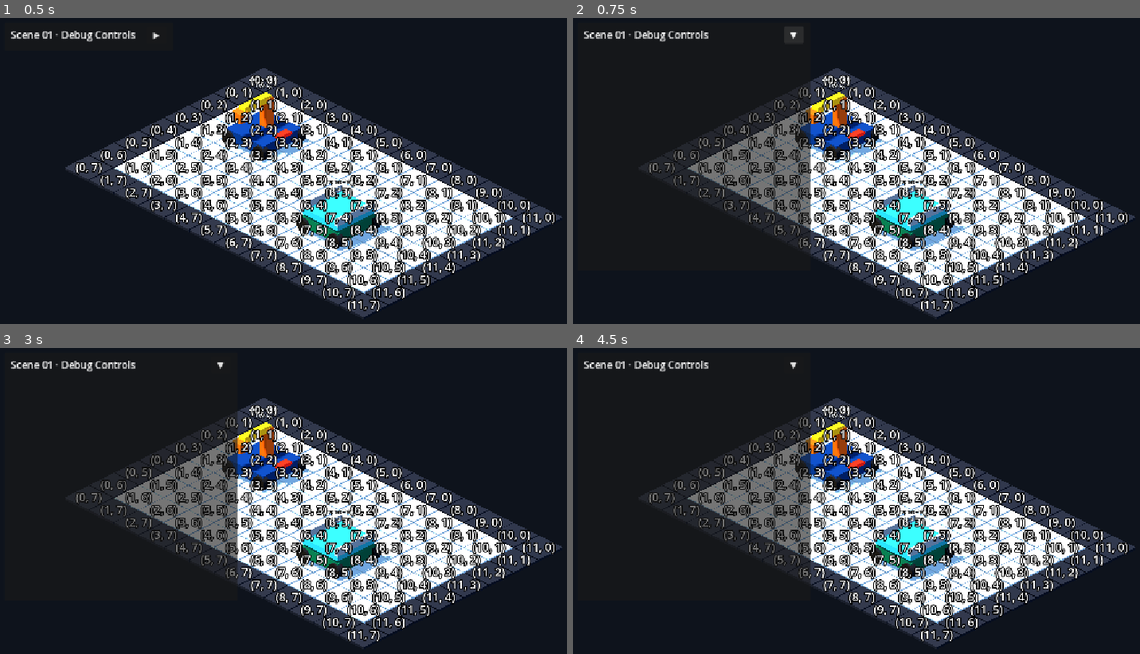
Above: before the commit, frames 1-4 (two rows, left to right).
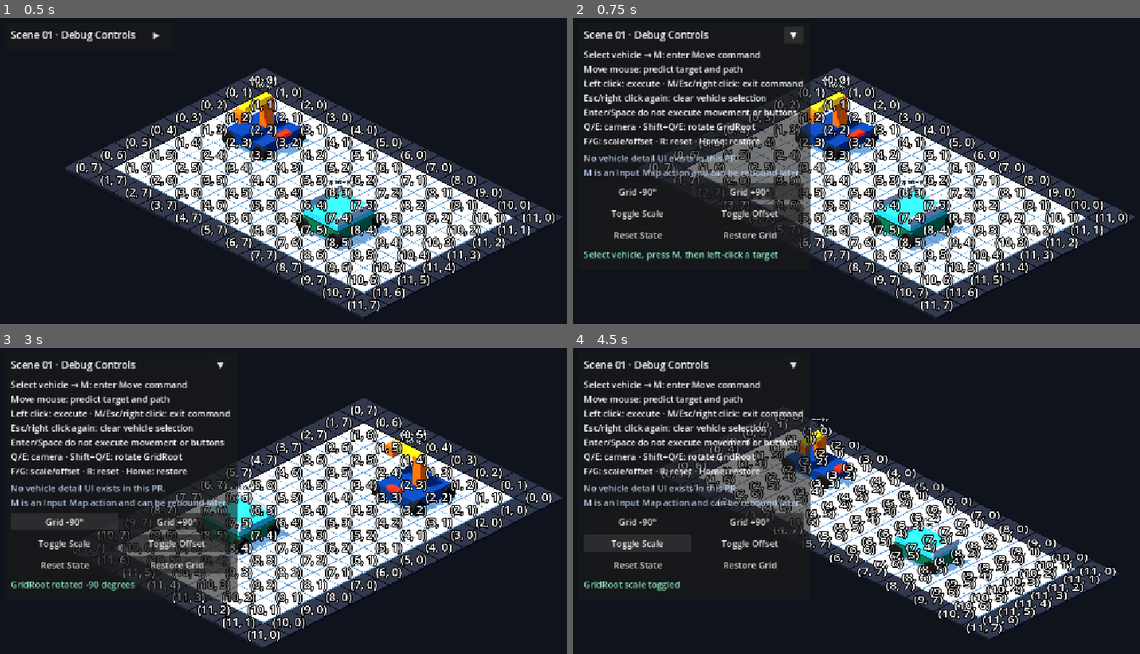
Above: after the commit, the same moments.

Repository: Ri0n72Y/automata
Game: Godot game, scene res://scenes/scene_01/scene_01_basic_packing.tscn
Two runs of this game, one before a commit and one after it. Both use one fixed random seed, a clock stepped at 60 frames per second and the inputs below.
Inputs (mouse positions are in pixels of both pictures, inside the frame that each line leads up to):
- Up to frame 1 (0.5 s): no input
- Up to frame 2 (0.75 s): click "▶" at 0.5 s
- Up to frame 3 (3 s): click "▼" at 1.25 s; click "▶" at 2 s; click (62, 522) at 2.75 s, where only the run after the commit has a clickable "Grid -90°"
- Up to frame 4 (4.5 s): click (748, 522) at 3.5 s, where only the run after the commit has a clickable "Grid +90°"; click (635, 543) at 4.25 s, where only the run after the commit has a clickable "Toggle Scale"

Frame 1 is identical in both runs. In frame 2, 5.9% of the frame differs, in the area x 1-41%, y 10-80%; in frame 3, 33%, in the area x 1-100%, y 10-98%; in frame 4, 30%.

Commit message:
fix(ui): collapse stable debug control paths

Diff:
--- a/scripts/scene_01/scene_01_manual_controls.gd
+++ b/scripts/scene_01/scene_01_manual_controls.gd
@@ -3,11 +3,18 @@
 
 const COLLAPSED_SIZE := Vector2(306.0, 52.0)
 const EXPANDED_SIZE := Vector2(422.0, 450.0)
+const BODY_PATHS := [
+	NodePath("RootControl/Panel/Margin/VBox/Instructions"),
+	NodePath("RootControl/Panel/Margin/VBox/ScopeNote"),
+	NodePath("RootControl/Panel/Margin/VBox/RotateRow"),
+	NodePath("RootControl/Panel/Margin/VBox/TransformRow"),
+	NodePath("RootControl/Panel/Margin/VBox/ResetRow"),
+	NodePath("RootControl/Panel/Margin/VBox/StatusLabel"),
+]
 
 @export var start_collapsed: bool = true
 
 @onready var panel: PanelContainer = %Panel
-@onready var body: VBoxContainer = %DebugBody
 @onready var collapse_button: Button = %CollapseButton
 @onready var status_label: Label = %StatusLabel
 
@@ -62,8 +69,10 @@
 
 func set_collapsed(collapsed: bool) -> void:
 	_collapsed = collapsed
-	if body != null:
-		body.visible = not _collapsed
+	for path in BODY_PATHS:
+		var control := get_node_or_null(path) as Control
+		if control != null:
+			control.visible = not _collapsed
 	if collapse_button != null:
 		collapse_button.text = "▶" if _collapsed else "▼"
 	if panel != null:
